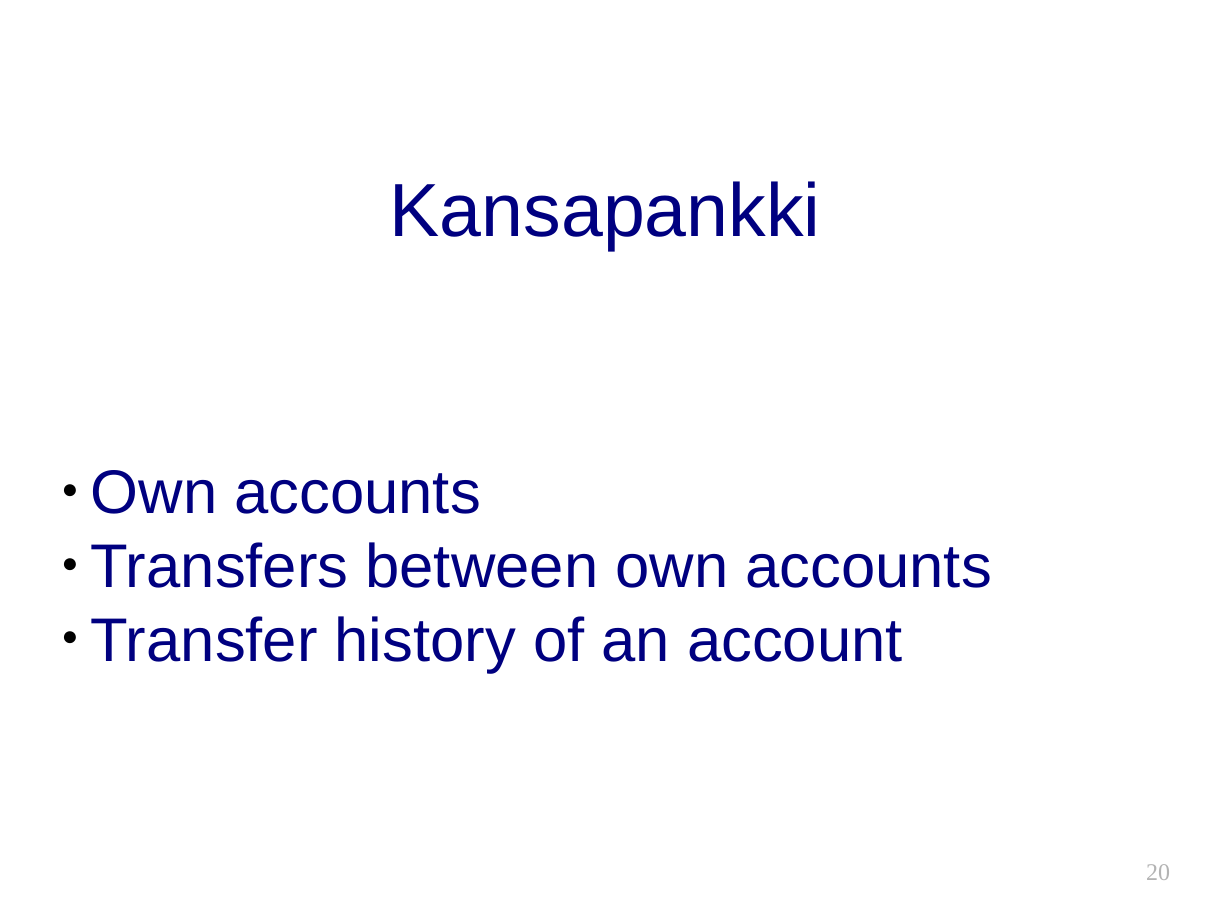
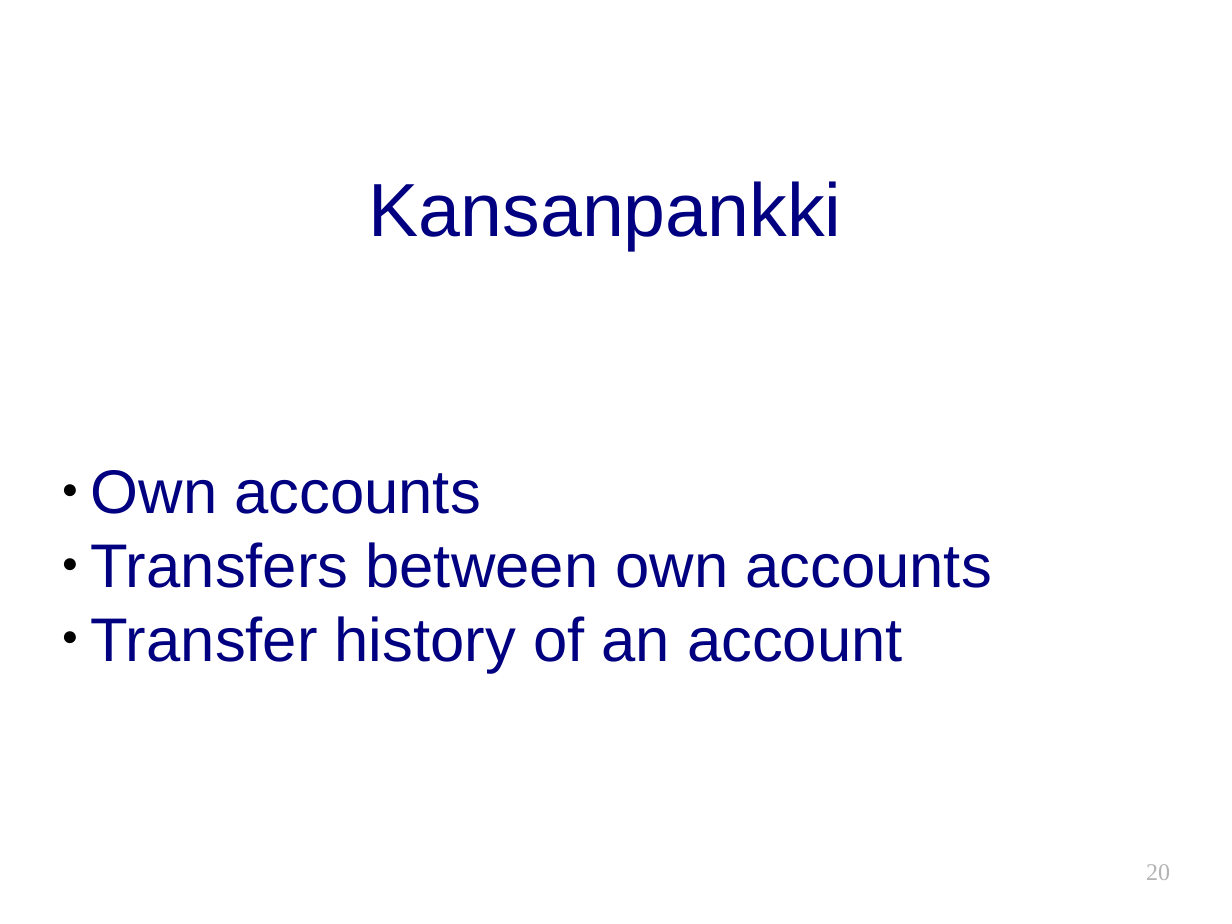
Before and after one commit to jdave/kansanpankki, a slide deck: slide 20 of doc/bdd-wicket-apachecon_eu_2009-hjort_rantalaiho_sibakov.odp. Drawn at 1232x924 pixels with LibreOffice and Linux fonts; fonts in the diff are those of the drawing; background and template pictures are left out. Boxes give left, top, right and bottom in pixels: in the first picture for what was removed or moved away, otherwise in the second. Text is boxed around its words. In the diff, an @@ line names an element or a change of style, - is before the commit and + after.

Commit message:
Fixed typo Kansapankki => Kansanpankki in various slides

```diff
--- a/doc/bdd-wicket-apachecon_eu_2009-hjort_rantalaiho_sibakov.odp
+++ b/doc/bdd-wicket-apachecon_eu_2009-hjort_rantalaiho_sibakov.odp
@@ title at <box>369,181,842,250</box>: text changed @@
-Kansapankki
+Kansanpankki
```
Also in this commit, not shown: 5 other slides changed.
